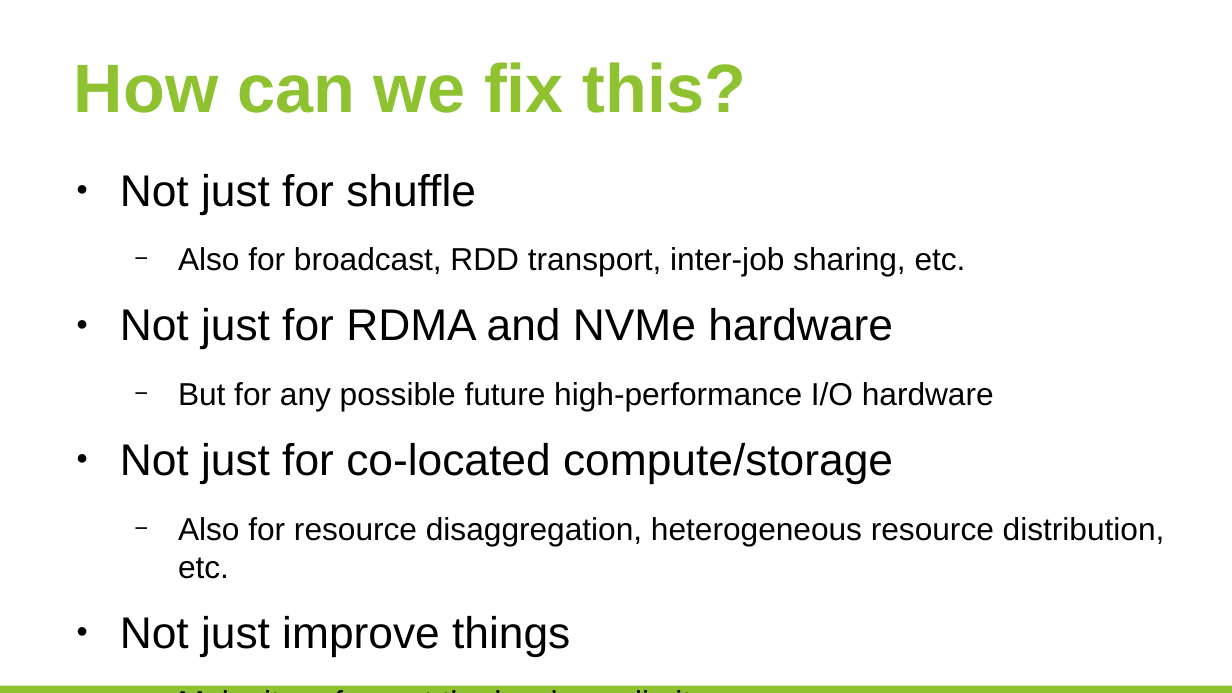
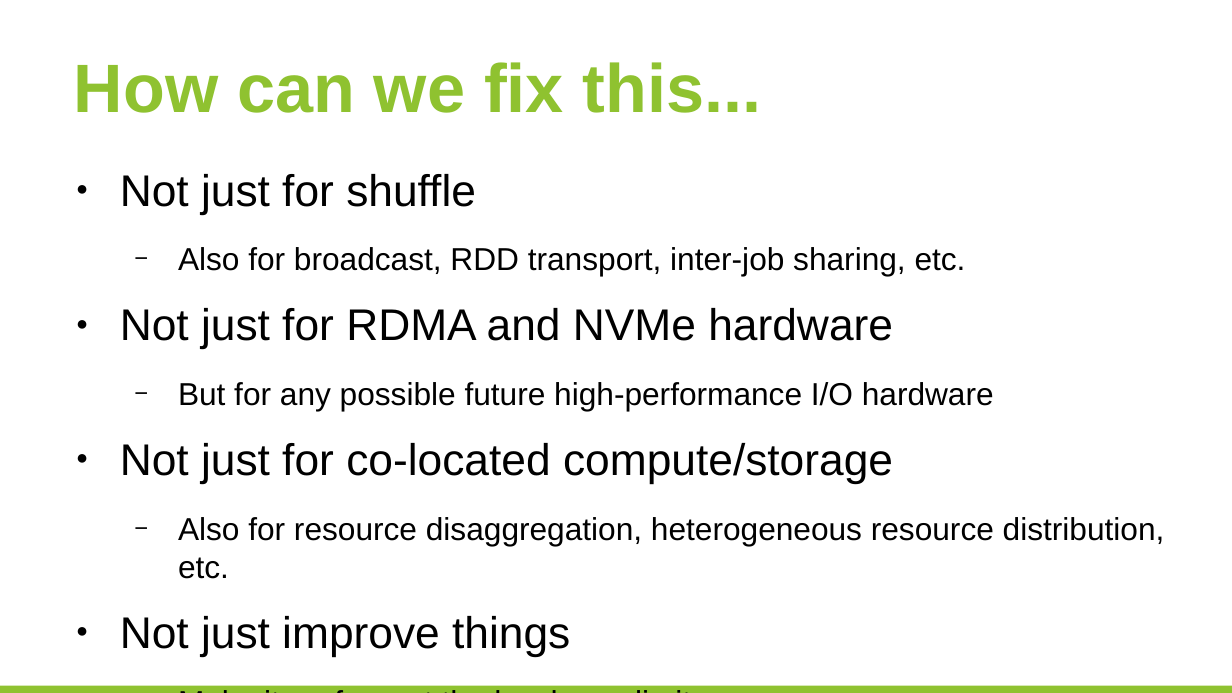
Before and after one commit to huangyibo/spark-summit-17, a slide deck: slide 14 of template.odp. Drawn at 1232x693 pixels with LibreOffice and Linux fonts; fonts in the diff are those of the drawing; background and template pictures are left out. Boxes give left, top, right and bottom in pixels: in the first picture for what was removed or moved away, otherwise in the second. Text is boxed around its words. In the diff, an @@ line names an element or a change of style, - is before the commit and + after.

```diff
--- a/template.odp
+++ b/template.odp
@@ title at <box>74,62,761,113</box>: text changed @@
-How can we fix this?
+How can we fix this...
```
Also in this commit, not shown: 3 other slides changed, 2 slides added, 1 slide removed.
